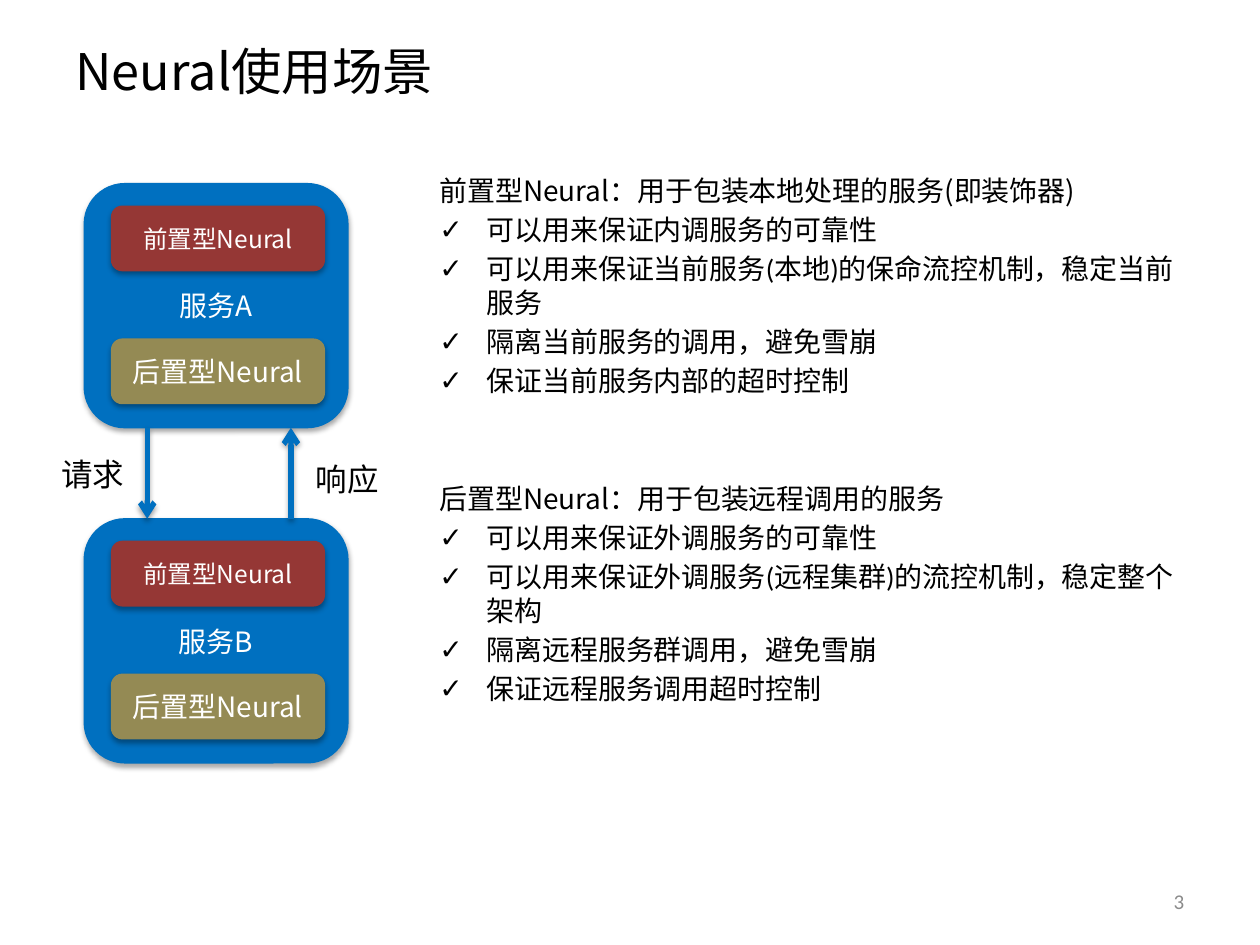
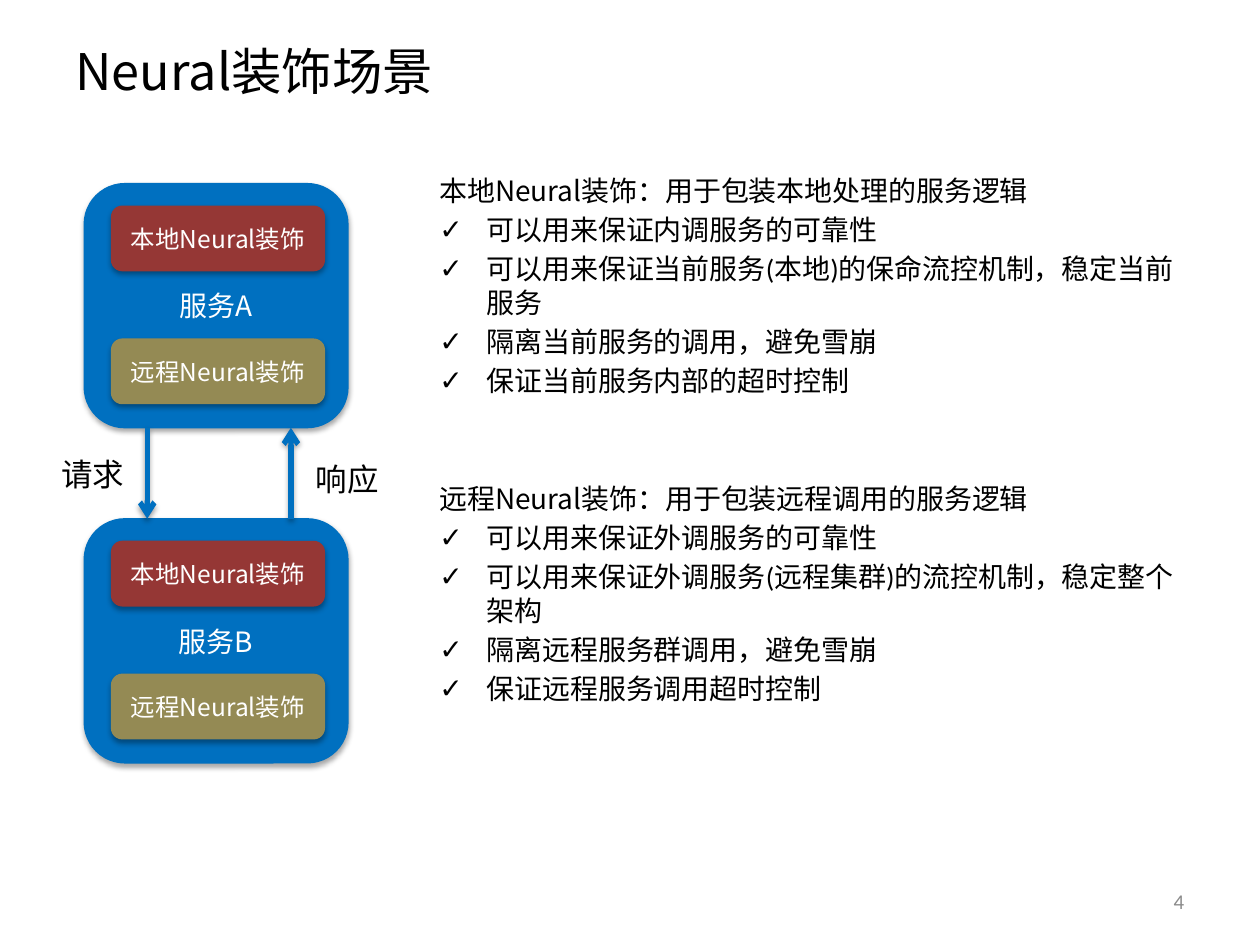
Before and after one commit to yessur3808/neural, a slide deck: slide 4 of docs/Neural_设计方案_V1.3.pptx (slide 3 before the commit). Drawn at 1260x945 pixels with LibreOffice and Linux fonts; fonts in the diff are those of the drawing. Boxes give left, top, right and bottom in pixels: in the first picture for what was removed or moved away, otherwise in the second. Text is boxed around its words. In the diff, an @@ line names an element or a change of style, - is before the commit and + after.

```diff
--- a/docs/Neural_设计方案_V1.3.pptx
+++ b/docs/Neural_设计方案_V1.3.pptx
@@ title at <box>76,47,433,94</box>: text changed @@
-Neural使用场景
+Neural装饰场景
@@ text at <box>439,177,1028,204</box>: text changed @@
-前置型Neural：用于包装本地处理的服务(即装饰器)
+本地Neural装饰：用于包装本地处理的服务逻辑
@@ text in rounded rectangle at <box>131,227,305,250</box>: text changed @@
-前置型Neural
+本地Neural装饰
@@ text in rounded rectangle at <box>131,360,305,383</box>: text changed; size 16 to 14 pt @@
-后置型Neural
+远程Neural装饰
@@ text at <box>439,485,1028,512</box>: text changed @@
-后置型Neural：用于包装远程调用的服务
+远程Neural装饰：用于包装远程调用的服务逻辑
@@ text in rounded rectangle at <box>131,562,305,585</box>: text changed @@
-前置型Neural
+本地Neural装饰
@@ text in rounded rectangle at <box>131,695,305,718</box>: text changed; size 16 to 14 pt @@
-后置型Neural
+远程Neural装饰
@@ page number at <box>1174,895,1185,909</box>: text changed @@
-3
+4
```
Also in this commit, not shown: 16 other slides changed, 9 slides added, 1 slide removed.
